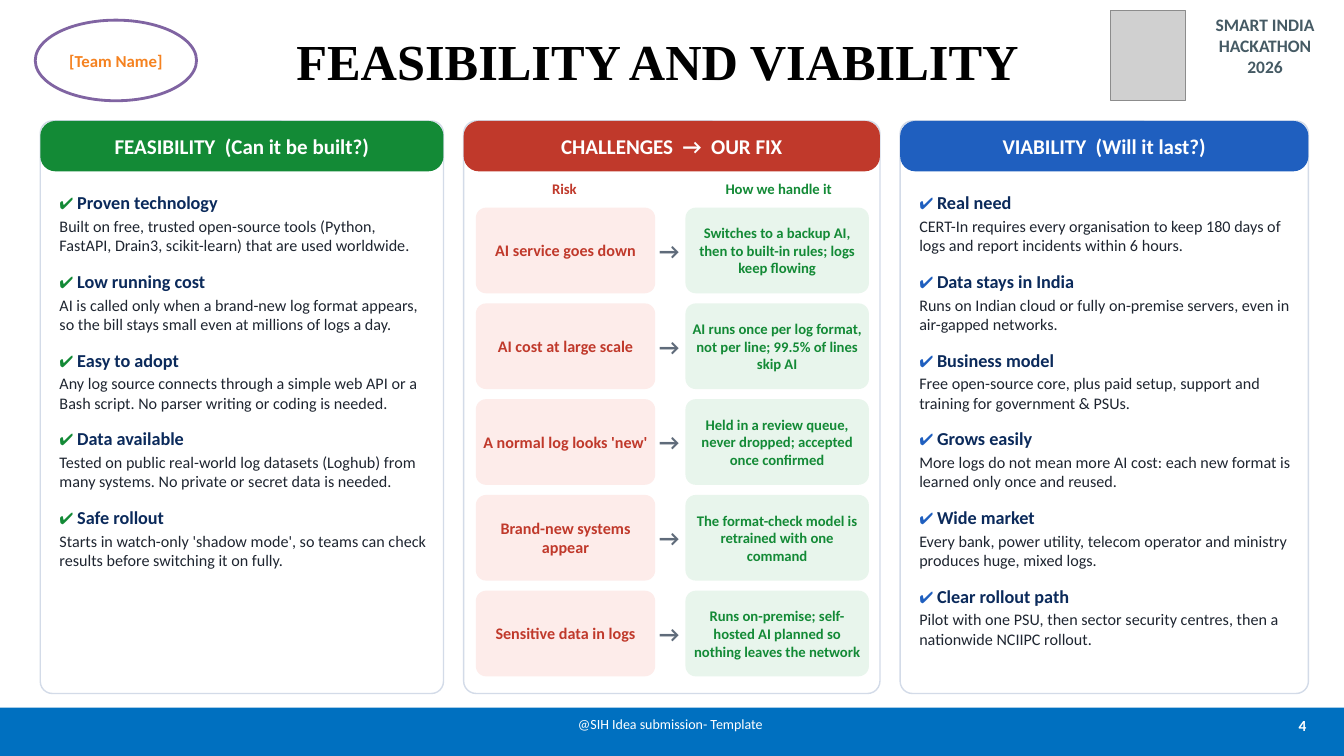
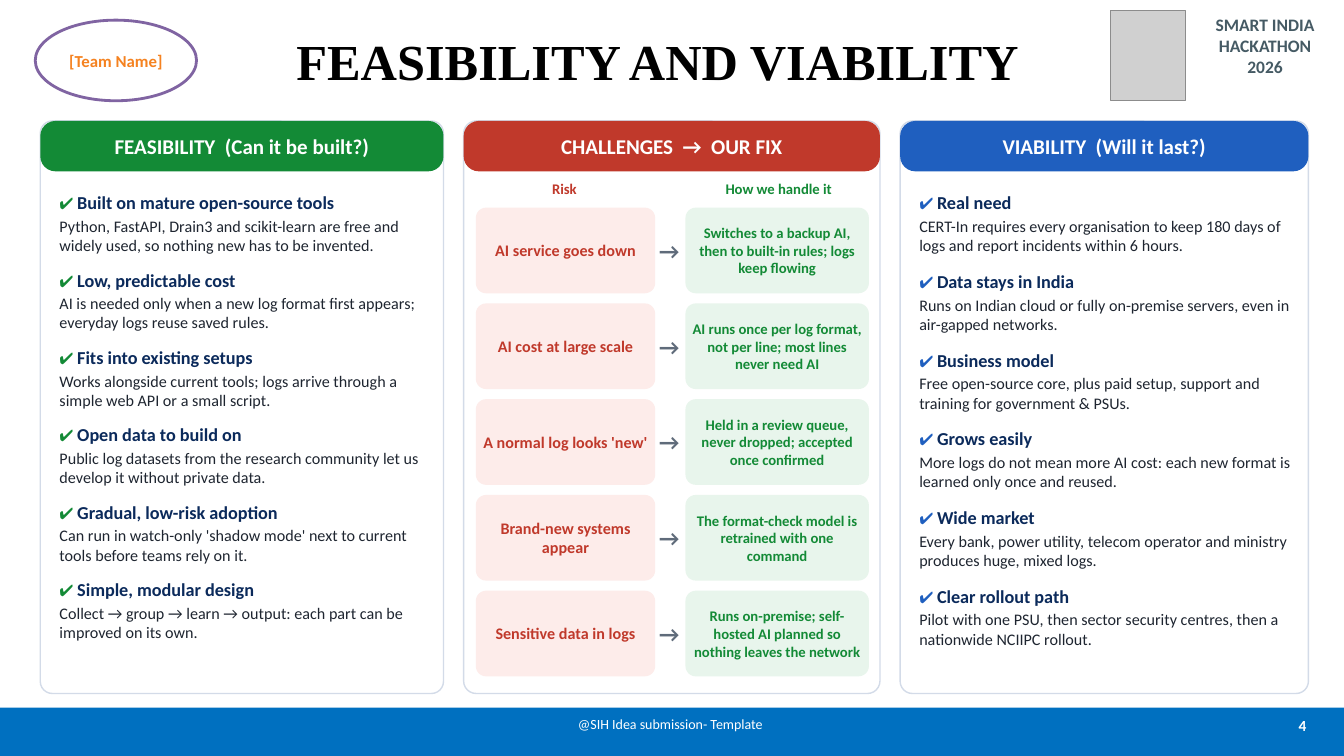
Before and after one commit to agrwl-utkarsh/sih2026, a slide deck: slide 4 of presentation/SIH2026_Idea_Submission.pptx. Drawn at 1344x756 pixels with LibreOffice and Linux fonts; fonts in the diff are those of the drawing; grey boxes stand for pictures. Boxes give left, top, right and bottom in pixels: in the first picture for what was removed or moved away, otherwise in the second. Text is boxed around its words. In the diff, an @@ line names an element or a change of style, - is before the commit and + after.

Commit message:
PPT: rewrite feasibility points; humble wording, remove test/benchmark claims

```diff
--- a/presentation/SIH2026_Idea_Submission.pptx
+++ b/presentation/SIH2026_Idea_Submission.pptx
@@ text at (59, 196, 419, 641): text changed @@
-✔ Proven technology
-Built on free, trusted open-source tools (Python, FastAPI, Drain3, scikit-learn) that are used worldwide.
-✔ Low running cost
-AI is called only when a brand-new log format appears, so the bill stays small even at millions of logs a day.
-✔ Easy to adopt
-Any log source connects through a simple web API or a Bash script. No parser writing or coding is needed.
-✔ Data available
-Tested on public real-world log datasets (Loghub) from many systems. No private or secret data is needed.
-✔ Safe rollout
-Starts in watch-only 'shadow mode', so teams can check results before switching it on fully.
+✔ Built on mature open-source tools
+Python, FastAPI, Drain3 and scikit-learn are free and widely used, so nothing new has to be invented.
+✔ Low, predictable cost
+AI is needed only when a new log format first appears; everyday logs reuse saved rules.
+✔ Fits into existing setups
+Works alongside current tools; logs arrive through a simple web API or a small script.
+✔ Open data to build on
+Public log datasets from the research community let us develop it without private data.
+✔ Gradual, low-risk adoption
+Can run in watch-only 'shadow mode' next to current tools before teams rely on it.
+✔ Simple, modular design
+Collect → group → learn → output: each part can be improved on its own.
@@ text at (693, 323, 861, 369): text changed @@
-AI runs once per log format, not per line; 99.5% of lines skip AI
+AI runs once per log format, not per line; most lines never need AI
```
Also in this commit, not shown: 3 other slides changed.
